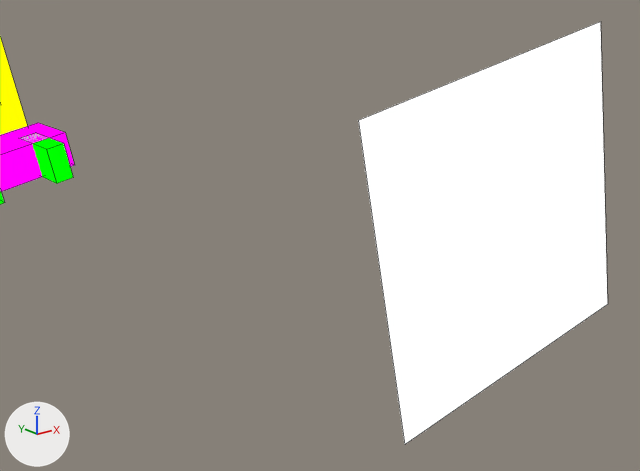
The Blender file assets-source/blender/motion/nigersaurus-dance.blend as it was, and as the next commit left it.
Both versions are drawn from a camera (50 mm lens) standing at (72.42, -32.96, 16.24) and looking at (75.28, -29.38, 14.81). Every picture has the same lights, and +X, +Y and +Z are marked at lower left. The picture after the commit comes second. Mesh edges are drawn as thin lines.

The older version as bpy lines, for what is in view:
```python
ob_dinotycoon_motion_nigersaurus_dance_eye = bpy.data.objects.new('DinoTycoon_Motion_nigersaurus_dance_eye', me_dinotycoon_motion_nigersaurus_dance_sample_eye)
ob_dinotycoon_motion_nigersaurus_dance_eye.location = (0.0, 0.0, 0.0)
ob_dinotycoon_motion_nigersaurus_dance_tooth_battery = bpy.data.objects.new('DinoTycoon_Motion_nigersaurus_dance_tooth_battery', me_dinotycoon_motion_nigersaurus_dance_sample_tooth_battery)
ob_dinotycoon_motion_nigersaurus_dance_tooth_battery.location = (0.0, 0.0, 0.0)
ob_dinotycoon_motion_nigersaurus_dance_tooth_gap56 = bpy.data.objects.new('DinoTycoon_Motion_nigersaurus_dance_tooth_gap56', me_dinotycoon_motion_nigersaurus_dance_sample_tooth_gap56)
ob_dinotycoon_motion_nigersaurus_dance_tooth_gap56.location = (0.0, 0.0, 0.0)
# also in view: 'DinoTycoon_Motion_nigersaurus_dance_wide_muzzle' at (80.14, -5.0, 12.35)
```
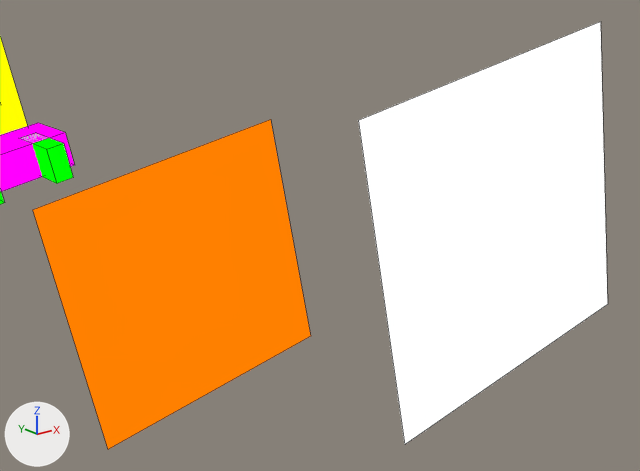
Pixel boxes (x1, y1, x2, y2) of what changed, in the pictures (640 x 471 px):
'DinoTycoon_Motion_nigersaurus_dance_eye_white', added (orange)
    after: (33, 119, 311, 449)

What changed in the scene script:
```text
Add mat_dinotycoon_role_y:
    mat_dinotycoon_role_y = emission_material('DinoTycoon_Role_Y')
    mat_dinotycoon_role_y.base_color = (1.0, 0.216, 0.0)  # orange #ff8000
Add me_dinotycoon_motion_nigersaurus_dance_sample_eye_white:
    me_dinotycoon_motion_nigersaurus_dance_sample_eye_white.from_pydata([(73.87, -29.0, 15.12), (75.24, -29.0, 15.39), (75.52, -29.0, 14.02), (74.14, -29.0, 13.75), (73.87, -29.0, 15.12), (75.24, -29.0, 15.39), (75.52, -29.0, 14.02), (74.14, -29.0, 13.75)], [], [(3, 2, 1, 0), (4, 5, 6, 7), (0, 1, 5, 4), (1, 2, 6, 5), (2, 3, 7, 6), (3, 0, 4, 7)])
    me_dinotycoon_motion_nigersaurus_dance_sample_eye_white.materials.append(mat_dinotycoon_role_y)  # orange #ff8000
Add ob_dinotycoon_motion_nigersaurus_dance_eye_white:
    ob_dinotycoon_motion_nigersaurus_dance_eye_white = bpy.data.objects.new('DinoTycoon_Motion_nigersaurus_dance_eye_white', me_dinotycoon_motion_nigersaurus_dance_sample_eye_white)
    ob_dinotycoon_motion_nigersaurus_dance_eye_white.location = (0.0, 0.0, 0.0)
```
